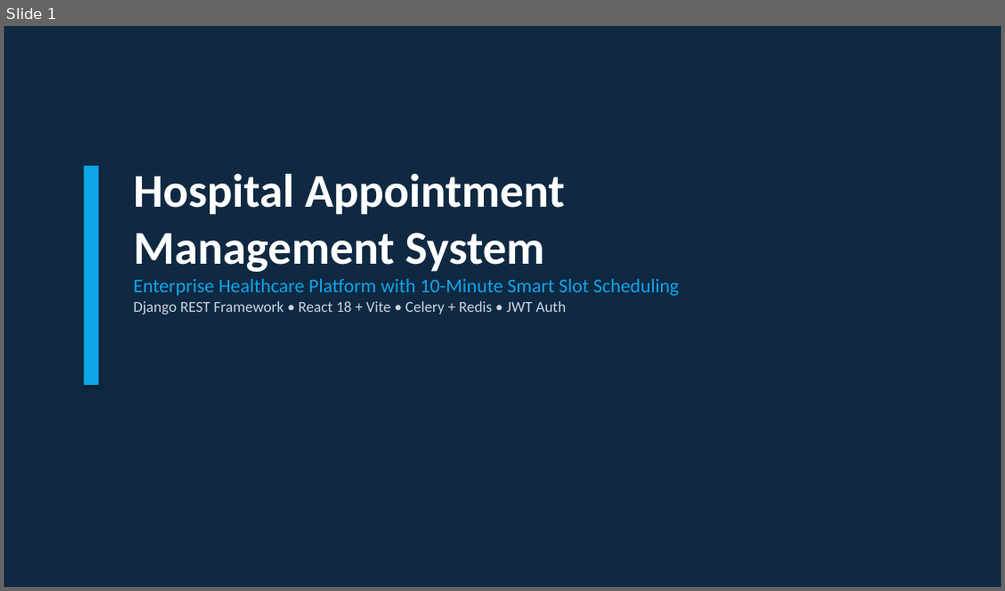
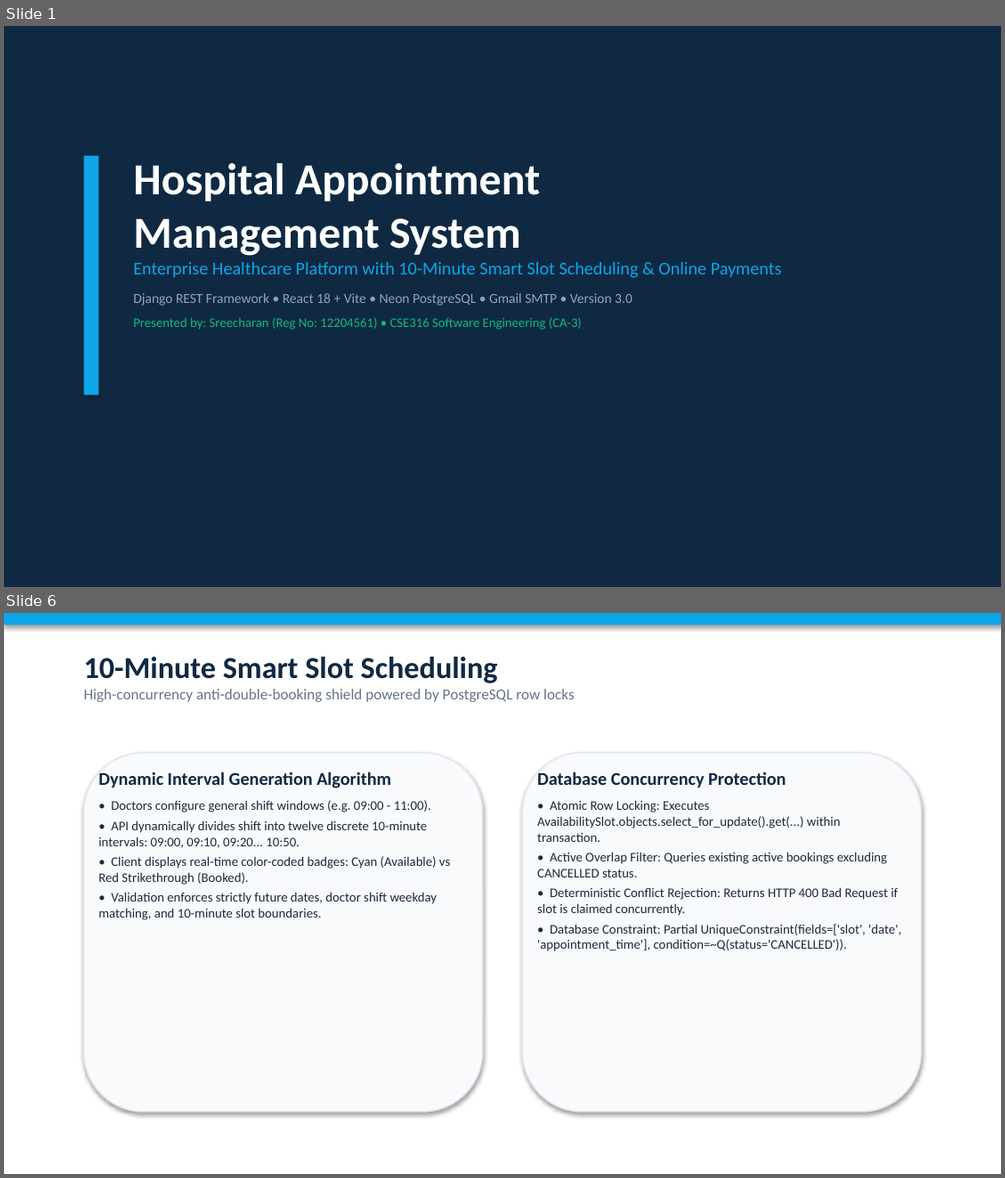
Before and after one commit to Sreecharan01/Hospital-Management-System, a slide deck: hospital_management_system.pptx. Shown one above the other, each under a label of ours: slide 1 before the commit, slides 1 and 6 after it; the slides between them are not shown. The pictures are 1005x591 and 1005x1178 pixels, drawn with LibreOffice and Linux fonts; fonts in the diff are those of the drawing. Boxes give left, top, right and bottom in pixels: in the first picture for what was removed or moved away, otherwise in the second. Text is boxed around its words. In the diff, an @@ line names an element or a change of style, - is before the commit and + after.

Commit message:
feat(presentation): update 16-slide PPTX with INR payments, 50% refund, live Gmail SMTP, and cloud deployment

```diff
--- a/hospital_management_system.pptx
+++ b/hospital_management_system.pptx
@@ slide 6 added at (4, 613, 1001, 1174), background #FFFFFF @@
@@ rectangle added at (4, 613, 1001, 625), fill #0EA5E9 @@
@@ text added at (84, 657, 574, 702), 11 pt, text #64748B @@
+10-Minute Smart Slot Scheduling
+High-concurrency anti-double-booking shield powered by PostgreSQL row locks
@@ rounded rectangle added at (84, 753, 483, 1111), fill #F8FAFC, outline #E2E8F0 1 pt @@
@@ text added at (98, 771, 450, 920), 9.5 pt, text #1E293B @@
+Dynamic Interval Generation Algorithm
+• Doctors configure general shift windows (e.g. 09:00 - 11:00).
+• API dynamically divides shift into twelve discrete 10-minute intervals: 09:00, 09:10, 09:20... 10:50.
+• Client displays real-time color-coded badges: Cyan (Available) vs Red Strikethrough (Booked).
+• Validation enforces strictly future dates, doctor shift weekday matching, and 10-minute slot boundaries.
@@ rounded rectangle added at (522, 753, 921, 1111), fill #F8FAFC, outline #E2E8F0 1 pt @@
@@ text added at (537, 771, 901, 951), 9.5 pt, text #1E293B @@
+Database Concurrency Protection
+• Atomic Row Locking: Executes AvailabilitySlot.objects.select_for_update().get(...) within transaction.
+• Active Overlap Filter: Queries existing active bookings excluding CANCELLED status.
+• Deterministic Conflict Rejection: Returns HTTP 400 Bad Request if slot is claimed concurrently.
+• Database Constraint: Partial UniqueConstraint(fields=['slot', 'date', 'appointment_time'], condition=~Q(status='CANCELLED')).
@@ slide 1 changed as well @@
@@ rectangle: place and size @@
-rectangle at (84, 166, 98, 385)
+rectangle at (84, 156, 98, 394)
@@ text "Hospital Appointment Management System": place and size @@
-text "Hospital Appointment Management System" at (133, 174, 679, 314)
+text "Hospital Appointment Management System" at (133, 163, 782, 329)
@@ text at (133, 163, 540, 256): size 34 to 32 pt in "Hospital Appointment Management System" @@
@@ text at (133, 262, 782, 329): text changed; size 14 to 13 pt @@
-Enterprise Healthcare Platform with 10-Minute Smart Slot Scheduling
-Django REST Framework • React 18 + Vite • Celery + Redis • JWT Auth
+Enterprise Healthcare Platform with 10-Minute Smart Slot Scheduling & Online Payments
+Django REST Framework • React 18 + Vite • Neon PostgreSQL • Gmail SMTP • Version 3.0
+Presented by: Sreecharan (Reg No: 12204561) • CSE316 Software Engineering (CA-3)
```
Also in this commit, not shown: 14 other slides added, 13 slides removed, 1 other file.
